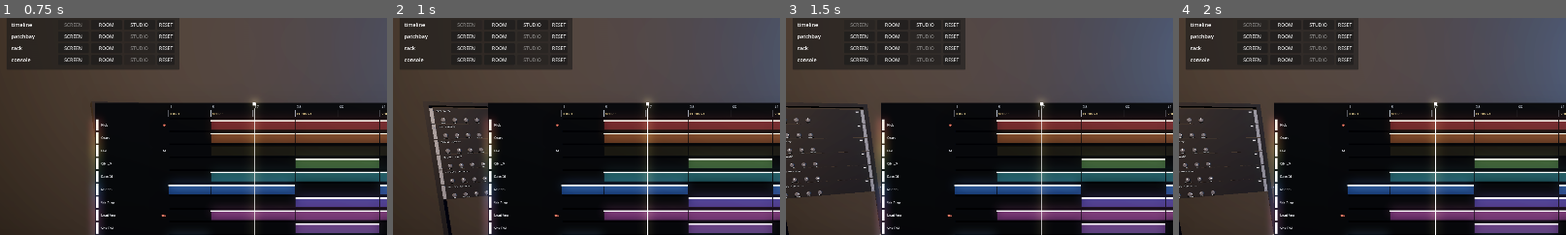
Above: before the commit, frames 1-4 (left to right).
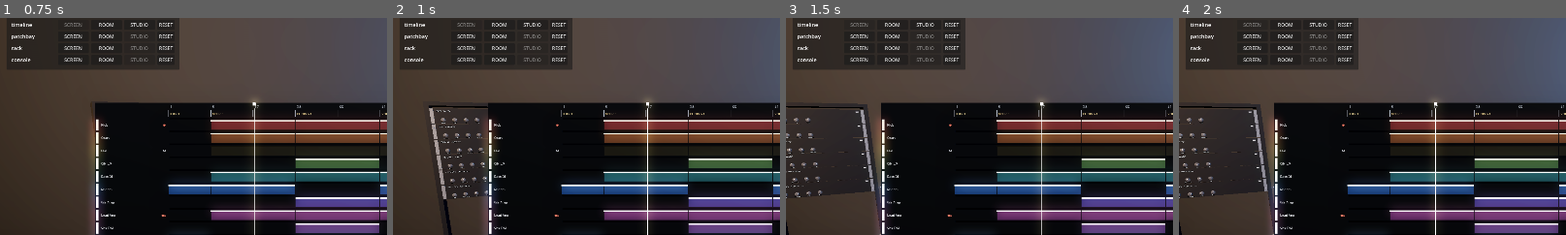
Above: after the commit, the same moments.

Repository: jacob-sabella/gd-dawlings
Game: Godot game, scene res://scenes/bootstrap.tscn
The game is run twice, just before and just after one commit, with the same random seed, the same clock (stepped at 60 frames per second) and the same inputs.
Inputs (mouse positions are % of the whole screen's width and height, from its top left):
- Up to frame 1 (0.75 s): tap Enter at 0.5 s; move the mouse to (72, 45) at 0.52 s; hold D from 0.53 s (still down); tap Tab at 0.6 s; click (72, 45) at 0.67 s
- Up to frame 2 (1 s): keep holding D
- Up to frame 3 (1.5 s): release D at 1.25 s; drag from (30, 55) to (45, 70) at 1.27 s
- Up to frame 4 (2 s): no input
The pictures show only the part of the screen within x 0-50%, y 10-59%; the shares and areas given below are measured in that part.

Frame 1 is identical in both runs. In frame 2, 0.1% of the frame differs, in the area x 12-25%, y 45-83%; in frame 3, 0.1%; in frame 4, 0.1%.

Commit message:
Every knob on the desk was a cylinder with a white box floating above it
A hundred of these are on screen at once and they were the cheapest thing in
the room: a 20-sided cylinder, flat on top, with a separate marker orbiting a
body that never moved. At a glance that reads as a dial with a pointer hovering
over it rather than as a part you could take hold of.

The shape is now authored in Blender -- a knurled skirt, a drafted cap, chamfers
on all three rims, and an indicator flute bent over the top edge so the setting
is readable both from above, where you sit, and from in front, where you stand.
The whole part turns, which means the knurling turning under the light is itself
a readout, the same reason real skirts are knurled.

Committed as tools/blender/knob.py rather than a .blend. Everything else in this
project sizes itself from the session -- the desk is as wide as the track count --
and a binary blob next to that would be the one shape nobody could read or diff,
needing Blender open on somebody's desk the first time it wanted to be 2mm
smaller. The .glb is committed as well so a clone needs no Blender.

Two things the Godot side does that procedural geometry never had to:

  Surfaces are matched by material name, not by index. The order the exporter
  emits primitives in is its business; an index that silently swaps paints the
  body white and the line black, which is a plausible-looking knob that is wrong.

  The old cylinder survives as a fallback, so a missing or unimported asset is a
  plainer desk rather than one with invisible controls on it.

The envelope is unchanged -- 22mm across, 13mm deep, centred on the node -- because
three panels had already laid themselves out around those numbers.

403 checks, 0 failed.

Diff:
--- a/hardware/console/knob.gd
+++ b/hardware/console/knob.gd
@@ -8,39 +8,65 @@
 ## by turning it is most of why reaching for one feels different from reaching for a slider.
 ##
 ## Sweep is 270 degrees, the convention for a potentiometer, centred on local +Y at value 0.5.
+##
+## THE WHOLE KNOB TURNS, not a marker on top of it. The mesh is a moulded part with a knurled
+## skirt and an indicator flute bent over its top edge (tools/blender/knob.py), so the knurling
+## rotating under the light is itself a readout -- the same reason real skirts are knurled rather
+## than smooth. The old shape was a cylinder with a white box orbiting a stationary body, which
+## at a glance read as a dial with a pointer floating above it.
+##
+## The envelope is unchanged: 22mm across, 13mm deep, centred on this node. Consoles laid
+## themselves out around those numbers before the mesh existed.
 
 const SWEEP := deg_to_rad(270.0)
 const RADIUS := 0.011
+const MESH_PATH := "res://assets/hardware/knob.glb"
 
 signal turned(v: float)
 
-var _indicator: Node3D
+## One mesh for every knob on the desk. There are around a hundred of them on a full console and
+## they are all the same object; loading the scene once and handing the same Mesh to each is the
+## difference between one resource and a hundred identical ones.
+static var _shared_mesh: Mesh
+static var _mesh_checked := false
+
+var _spindle: Node3D
 var _grab_angle := 0.0
 var _grab_value := 0.0
+
+
+## Returns null if the asset is missing or has not been imported yet -- a headless run against a
+## cold .godot/ is the normal way that happens, and it is not worth failing over.
+static func shared_mesh() -> Mesh:
+	if _mesh_checked:
+		return _shared_mesh
+	_mesh_checked = true
+	if not ResourceLoader.exists(MESH_PATH):
+		return null
+	var packed := load(MESH_PATH) as PackedScene
+	if packed == null:
+		return null
+	var root := packed.instantiate()
+	for child in root.find_children("*", "MeshInstance3D", true, false):
+		_shared_mesh = (child as MeshInstance3D).mesh
+		break
+	# Not queue_free: this node never entered a tree, so there is no frame for it to be freed on.
+	root.free()
+	return _shared_mesh
 
 
 func _ready() -> void:
 	collision_layer = 2
 	collision_mask = 0
 
-	var body := MeshInstance3D.new()
-	var body_mesh := CylinderMesh.new()
-	body_mesh.top_radius = RADIUS * 0.88
-	body_mesh.bottom_radius = RADIUS
-	body_mesh.height = 0.013
-	body_mesh.radial_segments = 20
-	body.mesh = body_mesh
-	# Cylinders stand along Y; a panel knob's axis is the panel normal, which is local Z.
-	body.rotation_degrees = Vector3(90, 0, 0)
-	body.material_override = Materials.cap_plastic(Color(0.14, 0.15, 0.17))
-	add_child(body)
+	_spindle = Node3D.new()
+	add_child(_spindle)
 
-	_indicator = MeshInstance3D.new()
-	var ind_mesh := BoxMesh.new()
-	ind_mesh.size = Vector3(0.0018, RADIUS * 0.95, 0.002)
-	_indicator.mesh = ind_mesh
-	_indicator.material_override = Materials.legend()
-	add_child(_indicator)
+	var mesh := shared_mesh()
+	if mesh != null:
+		_spindle.add_child(_moulded(mesh))
+	else:
+		_spindle.add_child(_stand_in())
 
 	var shape := CollisionShape3D.new()
 	var cyl := CylinderShape3D.new()
@@ -51,6 +77,53 @@
 	add_child(shape)
 
 	_on_value_changed()
+
+
+func _moulded(mesh: Mesh) -> MeshInstance3D:
+	var mi := MeshInstance3D.new()
+	mi.mesh = mesh
+	# Modelled axis-up, exported through glTF's Y-up conversion, stood back up here. Same
+	# correction the CylinderMesh needed, for the same reason: a panel knob's axis is the panel
+	# normal, which is local Z.
+	mi.rotation_degrees = Vector3(90, 0, 0)
+	# Surfaces are matched BY MATERIAL NAME rather than by index. The export writes two
+	# primitives and their order is the exporter's business, not ours; an index that silently
+	# swaps paints the whole knob white and the body line black.
+	for i in mesh.get_surface_count():
+		var source := mesh.surface_get_material(i)
+		var id := source.resource_name if source != null else ""
+		if id.containsn("indicator"):
+			mi.set_surface_override_material(i, Materials.legend())
+		else:
+			mi.set_surface_override_material(i, Materials.cap_plastic(Color(0.14, 0.15, 0.17)))
+	return mi
+
+
+## The pre-Blender knob, kept as the fallback so a missing asset is a plainer desk rather than a
+## desk with invisible controls on it.
+func _stand_in() -> Node3D:
+	var holder := Node3D.new()
+
+	var body := MeshInstance3D.new()
+	var body_mesh := CylinderMesh.new()
+	body_mesh.top_radius = RADIUS * 0.88
+	body_mesh.bottom_radius = RADIUS
+	body_mesh.height = 0.013
+	body_mesh.radial_segments = 20
+	body.mesh = body_mesh
+	body.rotation_degrees = Vector3(90, 0, 0)
+	body.material_override = Materials.cap_plastic(Color(0.14, 0.15, 0.17))
+	holder.add_child(body)
+
+	var indicator := MeshInstance3D.new()
+	var ind_mesh := BoxMesh.new()
+	ind_mesh.size = Vector3(0.0018, RADIUS * 0.95, 0.002)
+	indicator.mesh = ind_mesh
+	indicator.position = Vector3(0, RADIUS * 0.5, 0.008)
+	indicator.material_override = Materials.legend()
+	holder.add_child(indicator)
+
+	return holder
 
 
 func _on_grab_begin(at: Vector3) -> void:
@@ -73,7 +146,5 @@
 
 
 func _on_value_changed() -> void:
-	if _indicator:
-		var angle := (value - 0.5) * SWEEP
-		_indicator.rotation = Vector3(0, 0, -angle)
-		_indicator.position = Vector3(sin(angle) * RADIUS * 0.5, cos(angle) * RADIUS * 0.5, 0.008)
+	if _spindle:
+		_spindle.rotation = Vector3(0, 0, -(value - 0.5) * SWEEP)
--- a/tests/run_tests.gd
+++ b/tests/run_tests.gd
@@ -51,6 +51,7 @@
 	_test_bank_waits_for_the_hand_to_let_go()
 	_test_bank_selector_says_which_tracks_these_are()
 	_test_bridge_arrangement_is_parsed()
+	_test_knob_is_the_moulded_part()
 
 	print("\n%d checks, %d failed" % [_checks, _failures.size()])
 	for f in _failures:
@@ -998,3 +999,41 @@
 	check("paging back is not", asked == [0])
 
 	sel.queue_free()
+
+
+## The knob is the first thing in the project whose shape lives in a file rather than in code,
+## which brings two failure modes that no other control has.
+##
+## The asset can be missing -- unexported, or exported and not imported -- and the knob would
+## then be a hundred empty nodes on the desk with working collision and nothing drawn. And the
+## two primitives in the file can come back in either order, because their order is the glTF
+## exporter's business; matching them by index would paint the body white and the indicator
+## black, which is a perfectly plausible-looking knob that is wrong.
+func _test_knob_is_the_moulded_part() -> void:
+	var mesh := Knob.shared_mesh()
+	check("the knob mesh resolves", mesh != null)
+	if mesh == null:
+		return
+
+	check("it is the two-material part, not a bare cylinder", mesh.get_surface_count() == 2)
+
+	var named := 0
+	for i in mesh.get_surface_count():
+		var m := mesh.surface_get_material(i)
+		if m != null and String(m.resource_name).containsn("indicator"):
+			named += 1
+	check("exactly one surface names itself the indicator", named == 1)
+
+	# The envelope the console laid itself out around, before any of this was a mesh.
+	var box := mesh.get_aabb()
+	check("it still fits the 22mm footprint", box.size.x < 0.0235 and box.size.y < 0.0235)
+
+	var knob := Knob.new()
+	add_child(knob)
+	knob.value = 1.0
+	knob._on_value_changed()
+	var spindle := knob.get_child(0) as Node3D
+	# The indicator is moulded into the part, so the part itself is the only thing that can
+	# move: at value 1.0 the whole knob has turned half a sweep past centre.
+	close_to("turning the value turns the whole part", spindle.rotation.z, -0.5 * Knob.SWEEP)
+	knob.queue_free()
Binary file added: assets/hardware/knob.glb
Not shown, added: assets/hardware/knob.glb.import
Not shown, changed: docs/architecture.md
Not shown, added: tools/blender/knob.py
